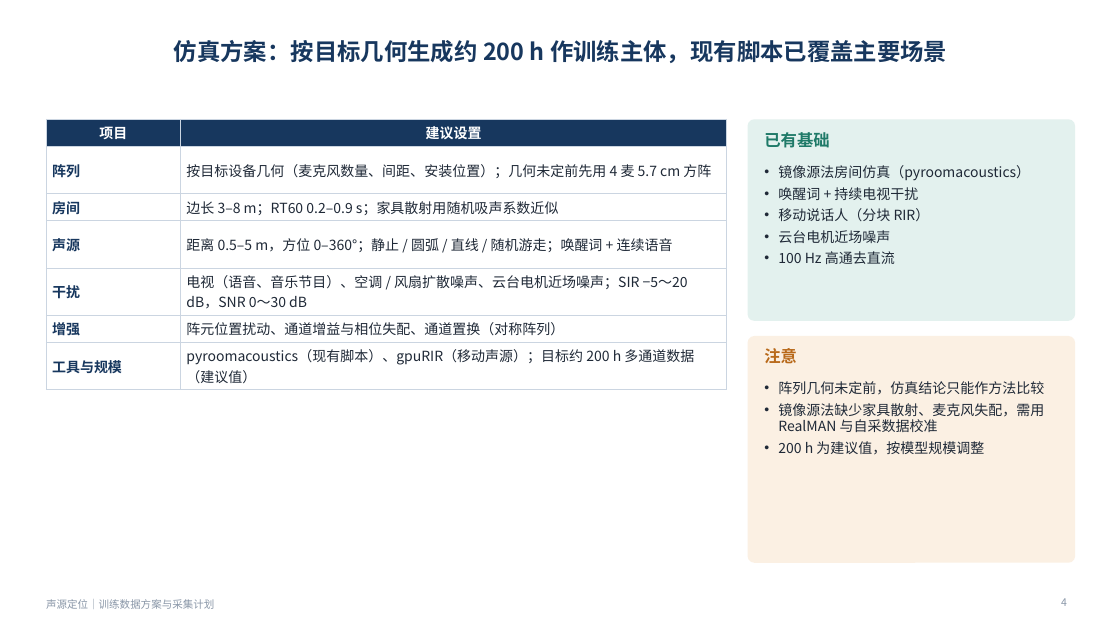
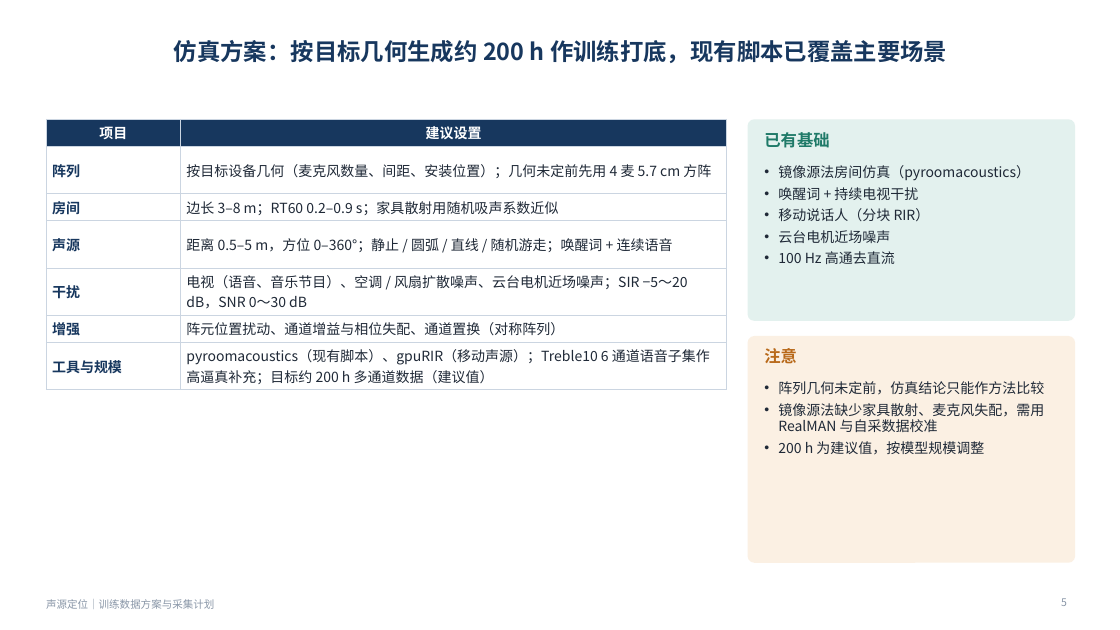
Before and after one commit to ZeroFoxxi/ssl-scene1, a slide deck: slide 5 of 训练数据方案与采集计划.pptx (slide 4 before the commit). Drawn at 1120x630 pixels with LibreOffice and Linux fonts; fonts in the diff are those of the drawing. Boxes give left, top, right and bottom in pixels: in the first picture for what was removed or moved away, otherwise in the second. Text is boxed around its words. In the diff, an @@ line names an element or a change of style, - is before the commit and + after.

```diff
--- a/训练数据方案与采集计划.pptx
+++ b/训练数据方案与采集计划.pptx
@@ title at <box>174,40,947,63</box>: text changed @@
-仿真方案：按目标几何生成约 200 h 作训练主体，现有脚本已覆盖主要场景
+仿真方案：按目标几何生成约 200 h 作训练打底，现有脚本已覆盖主要场景
@@ table at <box>46,119,727,388</box> @@
-row 7, column 2: pyroomacoustics（现有脚本）、gpuRIR（移动声源）；目标约 200 h 多通道数据（建议值）
+row 7, column 2: pyroomacoustics（现有脚本）、gpuRIR（移动声源）；Treble10 6 通道语音子集作高逼真补充；目标约 200 h 多通道数据（建议值）
@@ page number at <box>1061,598,1067,606</box>: text changed @@
-4
+5
```
Also in this commit, not shown: 3 other slides changed, 1 slide added, 9 other files.
